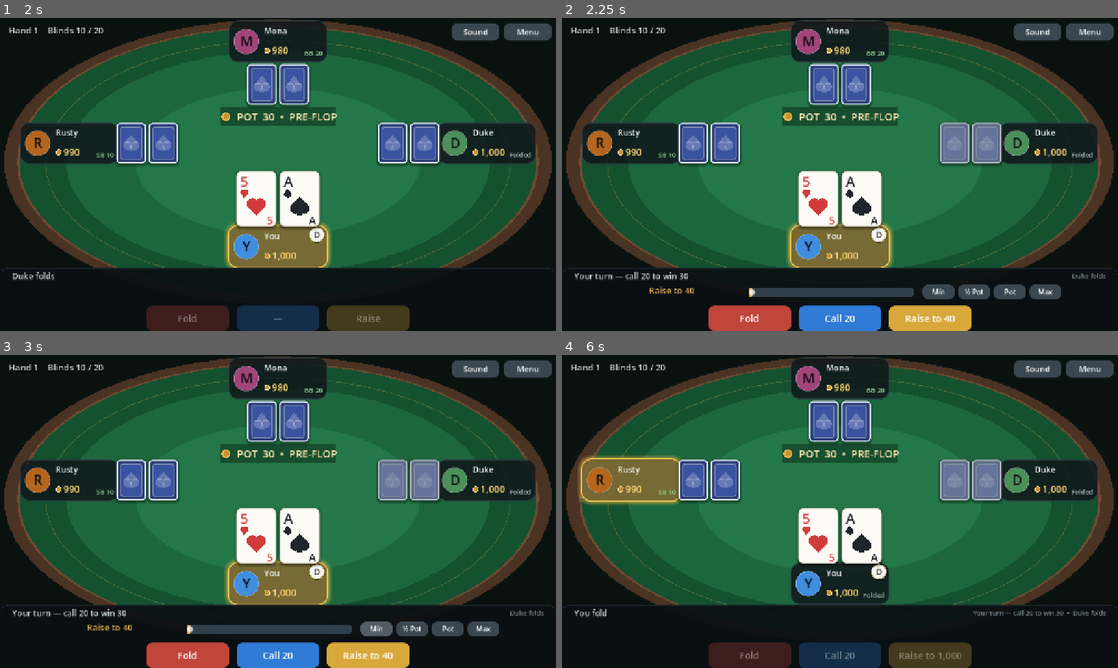
Above: before the commit, frames 1-4 (two rows, left to right).
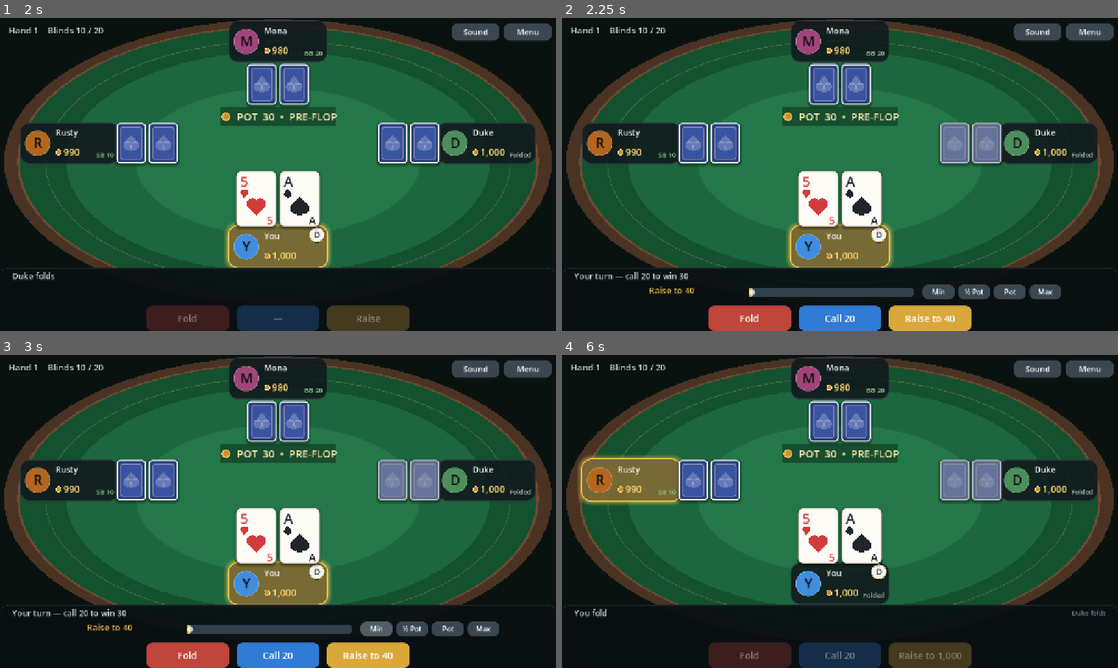
Above: after the commit, the same moments.

Repository: steve-hewitt/holdem-holdup
Game: Godot game, scene res://scenes/main.tscn
Same seed, same stepped clock (60 frames per second), same inputs: the game is played once before the commit and once after it.
Inputs (mouse positions are in pixels of both pictures, inside the frame that each line leads up to):
- Up to frame 1 (2 s): click "DEAL ME IN" at 0.5 s; tap Enter at 1.25 s; move the mouse to (400, 158) at 1.27 s; hold Up from 1.28 s (still down); hold Shift from 1.28 s (still down); click (400, 158) at 1.42 s; tap Space at 1.52, 1.82 s
- Up to frame 2 (2.25 s): release Up at 2 s; release Shift at 2 s; drag from (728, 190) to (812, 237) at 2.02 s
- Up to frame 3 (3 s): click "Min" at 2.75 s
- Up to frame 4 (6 s): click "½ Pot" at 3.5 s; click "Pot" at 4.25 s; click "Max" at 5 s; click "Fold" at 5.75 s

Frame 1 is identical in both runs. In frame 2, less than 0.1% of the frame differs, in the area x 91-98%, y 81-84%; in frame 3, less than 0.1%; in frame 4, 0.2%, in the area x 74-98%, y 81-84%.

Commit message:
Fix PR3 review bugs: spotlight lift, reveal flips, history, split text, number formatting

Diff:
--- a/scripts/main.gd
+++ b/scripts/main.gd
@@ -541,7 +541,7 @@
 		elif arg.begins_with("--hands="):
 			_hands_target = int(arg.substr(8))
 		elif arg.begins_with("--showdown="):
-			var mode := arg.substr(11).to_lower()
+			var mode := arg.substr(11).to_lower().replace("-", "_")
 			if mode == "muck" or mode == "muck_losers":
 				_showdown_mode = "muck_losers"
 			else:
--- a/scripts/ui/table_view.gd
+++ b/scripts/ui/table_view.gd
@@ -392,6 +392,10 @@
 				cv.visible = true
 				cv.set_card(p.hole[k], p.is_human or _revealed(p))
 				cv.position = _hole_slots[i][k] - cv.size * 0.5
+				if _spotlight.has(cv) and cv.has_meta("spot_lift"):
+					var lift: float = float(cv.get_meta("spot_lift", 0.0))
+					cv.set_meta("base_pos", cv.position)
+					cv.position = cv.position + Vector2(0, -lift)
 				cv.modulate = Color.WHITE
 				cv.set_dimmed(p.folded)
 			else:
@@ -403,6 +407,10 @@
 			cv.visible = true
 			cv.set_card(game.community[k], true)
 			cv.position = _community_slots[k] - cv.size * 0.5
+			if _spotlight.has(cv) and cv.has_meta("spot_lift"):
+				var lift2: float = float(cv.get_meta("spot_lift", 0.0))
+				cv.set_meta("base_pos", cv.position)
+				cv.position = cv.position + Vector2(0, -lift2)
 		else:
 			cv.visible = false
 	_community_dealt = game.community.size()
@@ -450,17 +458,21 @@
 			continue
 		var p: PokerPlayer = game.players[pid]
 		# Runout-exposed hands are already face-up; only announce them.
-		if not _exposed.has(pid):
+		if not _exposed.has(pid) and not game.exposed_ids.has(pid):
 			for k in range(_hole_views[pid].size()):
 				if k < p.hole.size():
 					var cv: CardView = _hole_views[pid][k]
 					cv.visible = true
+					if cv.face_up and PokerGame.card_matches(cv.card, p.hole[k]):
+						continue
 					cv.set_card(p.hole[k], false)
 			_sync_seats()
 			SoundBank.play("deal", 1.0, -12.0)
 			for k in range(_hole_views[pid].size()):
 				if k < p.hole.size():
 					var cv2: CardView = _hole_views[pid][k]
+					if cv2.face_up and PokerGame.card_matches(cv2.card, p.hole[k]):
+						continue
 					await animate_flip(cv2, p.hole[k])
 		var made := p.last_hand_detail if p.last_hand_detail != "" else p.last_hand_name
 		var verb := "show" if p.is_human else "shows"
@@ -505,8 +517,18 @@
 	if _spotlight.has(cv):
 		if winner:
 			cv.set_highlight(true)
+			# Shared board cards may have been lifted first for a beaten
+			# hand; upgrade to the full winner lift so winners always
+			# stand tallest.
+			var prev: float = float(cv.get_meta("spot_lift", 0.0))
+			if lift > prev:
+				var base: Vector2 = cv.get_meta("base_pos", cv.position + Vector2(0, prev))
+				cv.set_meta("spot_lift", lift)
+				cv.set_meta("base_pos", base)
+				cv.position = base + Vector2(0, -lift)
 		return
 	cv.set_meta("base_pos", cv.position)
+	cv.set_meta("spot_lift", lift)
 	_spotlight.append(cv)
 	cv.position = cv.position + Vector2(0, -lift)
 	if winner:
@@ -518,6 +540,9 @@
 		if is_instance_valid(cv):
 			if cv.has_meta("base_pos"):
 				cv.position = cv.get_meta("base_pos")
+				cv.remove_meta("base_pos")
+			if cv.has_meta("spot_lift"):
+				cv.remove_meta("spot_lift")
 			cv.set_highlight(false)
 	_spotlight.clear()
 
@@ -645,7 +670,7 @@
 				_highlight_winner(wpid)
 				animate_chip_flight(POT_CENTER * size, seat_center(wpid), GOLD, 5, 0.45)
 				SoundBank.play("win", randf_range(0.98, 1.04), -6.0)
-				set_status("%s wins %d" % [game.players[wpid].display_name, ev["amount"]])
+				set_status("%s wins %s" % [game.players[wpid].display_name, _fmt(int(ev["amount"]))])
 				_sync_seats()
 				await get_tree().create_timer(_pace("win", 0.70), false).timeout
 			"hand_end":
@@ -727,12 +752,17 @@
 			if k < p.hole.size():
 				var cv: CardView = _hole_views[pid][k]
 				cv.visible = true
+				if cv.face_up and PokerGame.card_matches(cv.card, p.hole[k]):
+					continue
 				cv.set_card(p.hole[k], false)
 		_sync_seats()
 		SoundBank.play("deal", 1.0, -12.0)
 		for k in range(_hole_views[pid].size()):
 			if k < p.hole.size():
-				await animate_flip(_hole_views[pid][k], p.hole[k])
+				var cvf: CardView = _hole_views[pid][k]
+				if cvf.face_up and PokerGame.card_matches(cvf.card, p.hole[k]):
+					continue
+				await animate_flip(cvf, p.hole[k])
 		set_status("%s is all-in — no more bets" % p.display_name, false)
 		await get_tree().create_timer(_pace("all_in_flip", 0.35), false).timeout
 
@@ -922,11 +952,11 @@
 	var to_call: int = legal.get("to_call", 0)
 	var pot := game.total_pot() if game != null else 0
 	if to_call > 0:
-		set_status("Your turn — call %s to win %s" % [_fmt(legal.get("call_amount", to_call)), _fmt(pot)])
+		set_status("Your turn — call %s to win %s" % [_fmt(legal.get("call_amount", to_call)), _fmt(pot)], false)
 	elif _human_can_raise:
-		set_status("Your turn — check or bet")
+		set_status("Your turn — check or bet", false)
 	else:
-		set_status("Your turn — check")
+		set_status("Your turn — check", false)
 	_fold_button.disabled = false
 	_call_button.disabled = not (legal.get("can_check", false) or legal.get("can_call", false))
 	if legal.get("can_check", false):
@@ -934,9 +964,9 @@
 	elif legal.get("can_call", false):
 		var amt: int = legal.get("call_amount", 0)
 		if legal.get("is_all_in_call", false):
-			_call_button.text = "Call All-In %d" % amt
+			_call_button.text = "Call All-In %s" % _fmt(amt)
 		else:
-			_call_button.text = "Call %d" % amt
+			_call_button.text = "Call %s" % _fmt(amt)
 	else:
 		_call_button.text = "\u2014"
 
@@ -1200,7 +1230,10 @@
 		var shares: Array = []
 		for wr in winners:
 			shares.append(_fmt(int(wr.get("gross", wr.get("amount", 0)))))
-		_result_title.text = "Split pot — %s each" % " / ".join(PackedStringArray(shares))
+		if shares.all(func(s): return s == shares[0]):
+			_result_title.text = "Split pot — %s each" % " / ".join(PackedStringArray(shares))
+		else:
+			_result_title.text = "Split pot — %s" % " / ".join(PackedStringArray(shares))
 	else:
 		_result_title.text = "Showdown"
 	for r in game.showdown_results:
